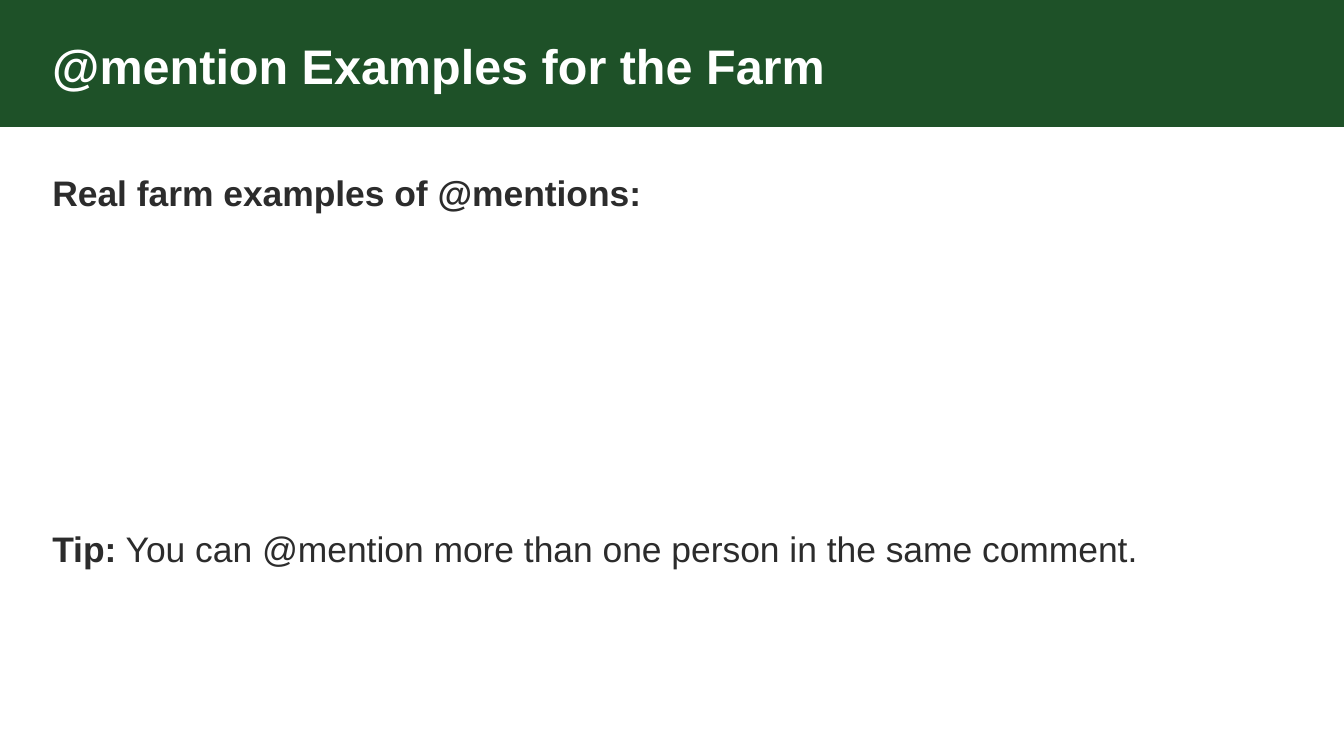
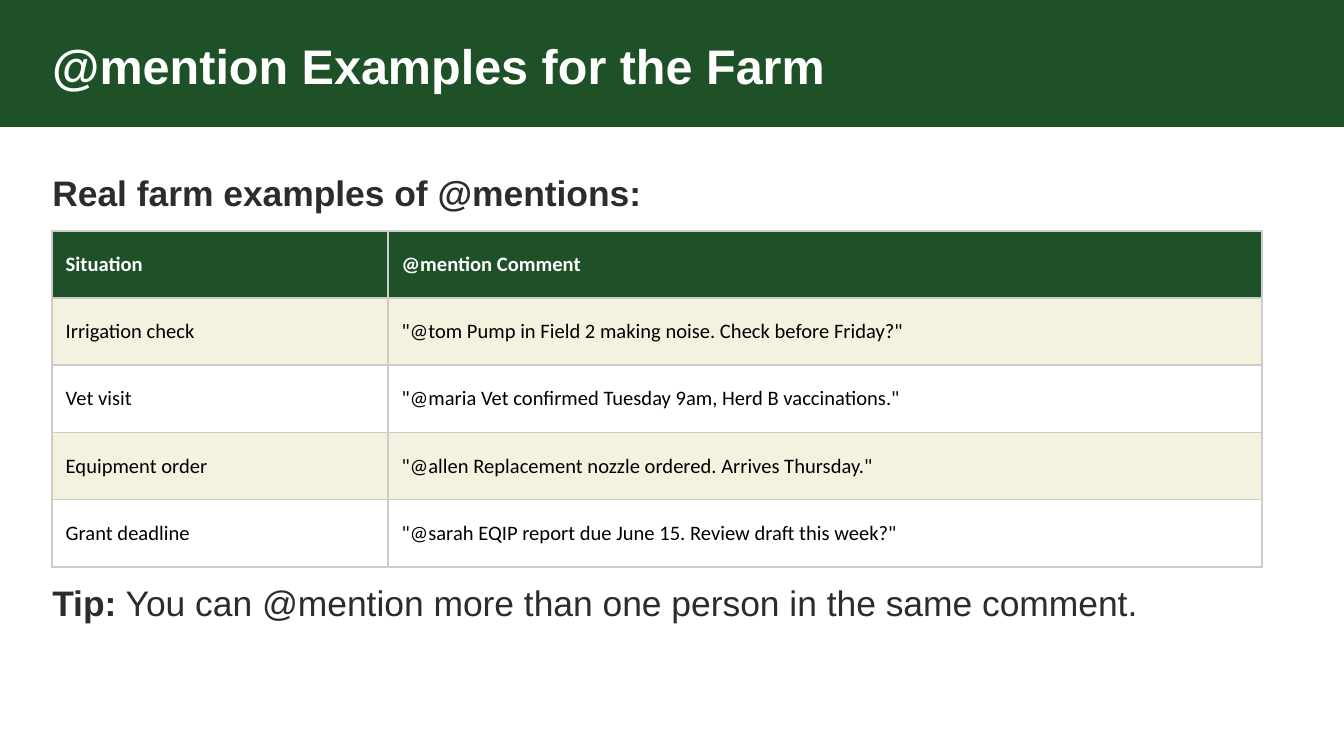
Before and after one commit to zircote/github4farms, a slide deck: slide 11 of sessions/session-05/slides.pptx. Drawn at 1344x756 pixels with LibreOffice and Linux fonts; fonts in the diff are those of the drawing. Boxes give left, top, right and bottom in pixels: in the first picture for what was removed or moved away, otherwise in the second. Text is boxed around its words. In the diff, an @@ line names an element or a change of style, - is before the commit and + after.

Commit message:
build: regenerate all 12 session PPTX decks
Rebuild all slide decks to incorporate HTML quality fixes,
content additions, and layout corrections.

```diff
--- a/sessions/session-05/slides.pptx
+++ b/sessions/session-05/slides.pptx
@@ table added at (52, 231, 1262, 567), 5 rows, 2 columns @@
+Situation | @mention Comment
+Irrigation check | "@tom Pump in Field 2 making noise. Check before Friday?"
+Vet visit | "@maria Vet confirmed Tuesday 9am, Herd B vaccinations."
+Equipment order | "@allen Replacement nozzle ordered. Arrives Thursday."
+Grant deadline | "@sarah EQIP report due June 15. Review draft this week?"
@@ text "Tip: You can @mention more ...": place and size @@
-text "Tip: You can @mention more ..." at (52, 536, 1137, 570)
+text "Tip: You can @mention more ..." at (52, 590, 1137, 624)
```
Also in this commit, not shown: 5 other slides changed, 11 other files.
